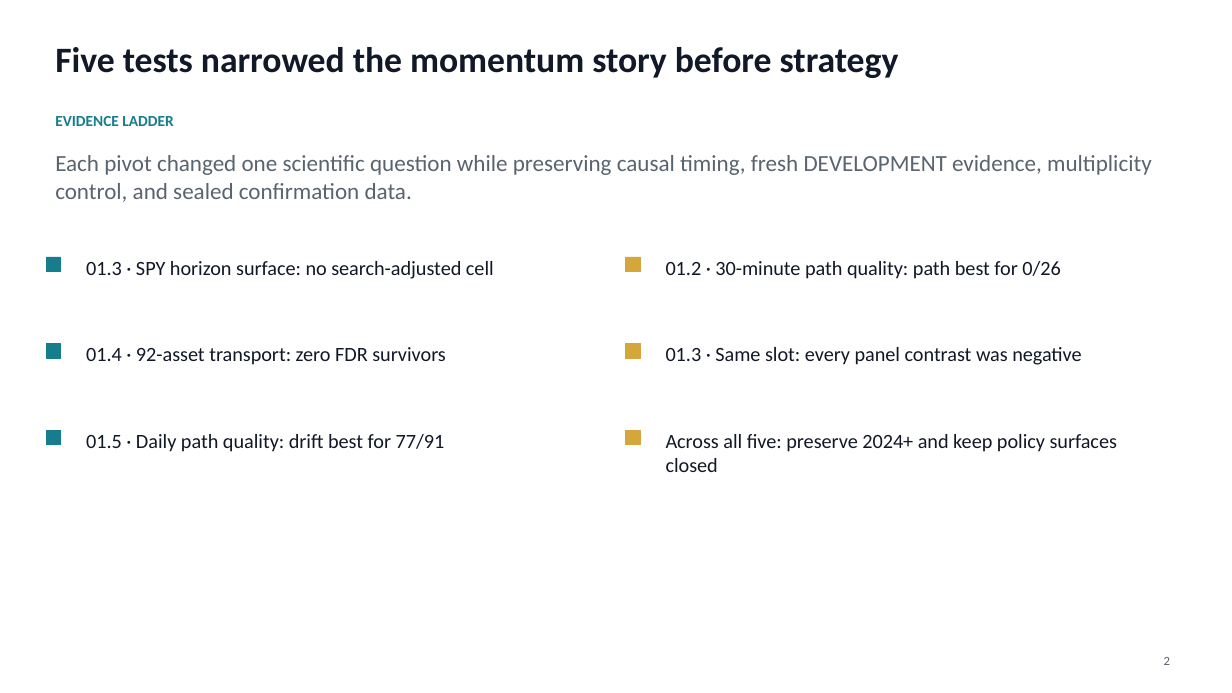
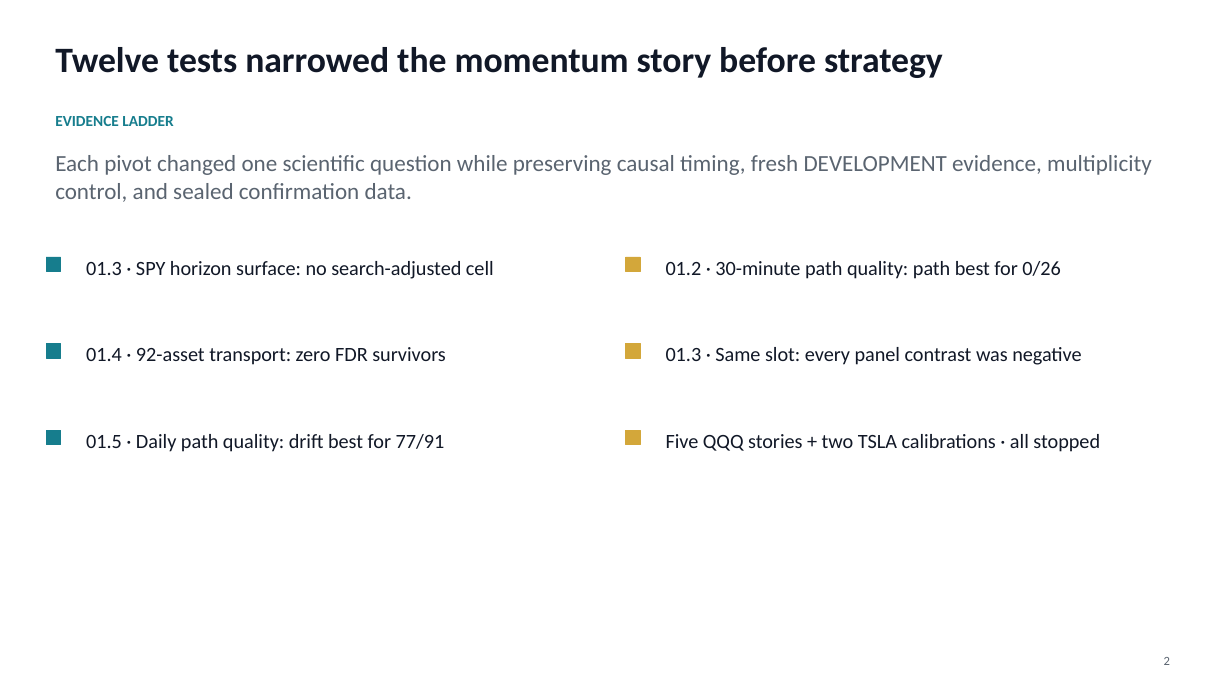
Before and after one commit to Francisc0Franc0/Time-Series-Modeling-Gen5, a slide deck: slide 2 of literature_studies/presentations/gen5_momentum_predictor_evidence_series.pptx. Drawn at 1232x693 pixels with LibreOffice and Linux fonts; fonts in the diff are those of the drawing. Boxes give left, top, right and bottom in pixels: in the first picture for what was removed or moved away, otherwise in the second. Text is boxed around its words. In the diff, an @@ line names an element or a change of style, - is before the commit and + after.

Commit message:
Consolidate momentum research evidence through CAL-A02

```diff
--- a/literature_studies/presentations/gen5_momentum_predictor_evidence_series.pptx
+++ b/literature_studies/presentations/gen5_momentum_predictor_evidence_series.pptx
@@ text at [55,47,943,78]: text changed @@
-Five tests narrowed the momentum story before strategy
+Twelve tests narrowed the momentum story before strategy
@@ text at [666,434,1100,452]: text changed @@
-Across all five: preserve 2024+ and keep policy surfaces closed
+Five QQQ stories + two TSLA calibrations · all stopped
```
Also in this commit, not shown: 1 other slide changed, 35 slides added, 3 other files.
